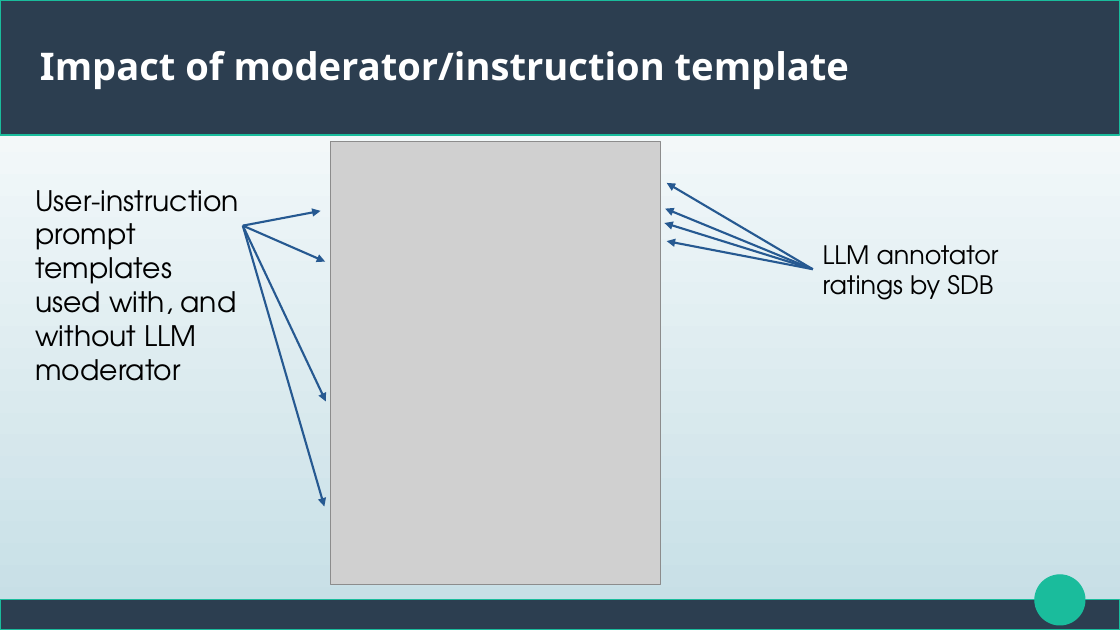
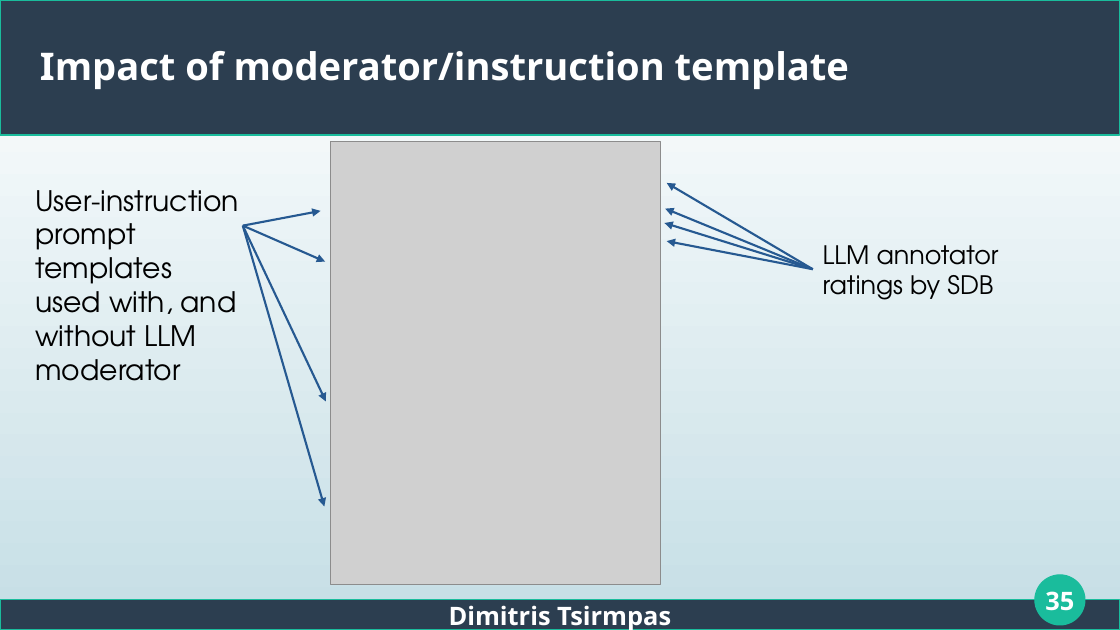
Before and after one commit to dimits-ts/llm_moderation_research, a slide deck: slide 35 of presentations/thesis.odp (slide 34 before the commit). Drawn at 1120x630 pixels with LibreOffice and Linux fonts; fonts in the diff are those of the drawing; grey boxes stand for pictures. Boxes give left, top, right and bottom in pixels: in the first picture for what was removed or moved away, otherwise in the second. Text is boxed around its words. In the diff, an @@ line names an element or a change of style, - is before the commit and + after.

```diff
--- a/presentations/thesis.odp
+++ b/presentations/thesis.odp
@@ page number added at (x1=1045, y1=591, x2=1074, y2=611), 18 pt, text #FFFFFF, bold @@
+35
@@ text added at (x1=449, y1=605, x2=671, y2=630), 18 pt, text #FFFFFF, bold @@
+Dimitris Tsirmpas
```
Also in this commit, not shown: 40 other slides changed, 5 slides added, 2 slides removed, 4 other files.
